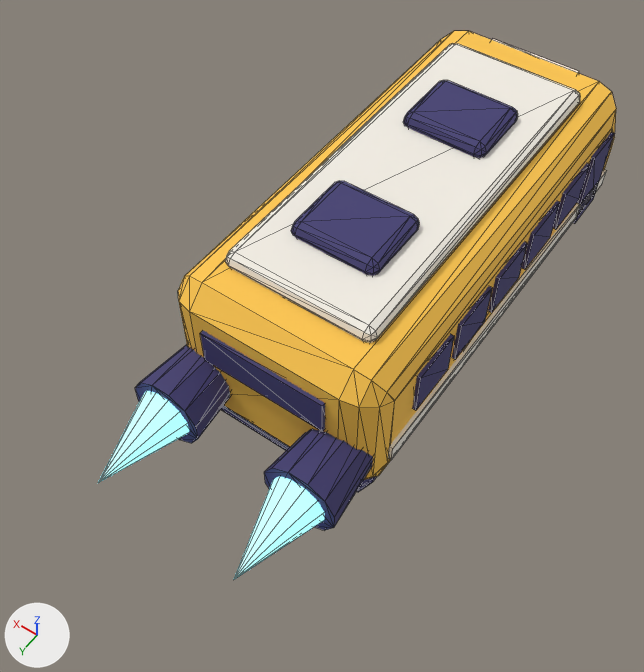
Two versions of the glTF model game/bus/models/bus.glb, one commit apart.
Both versions are drawn from a camera (50 mm lens) standing at (-0.459, 0.88, 1.189) and looking at (0.028, 0.198, 0.117). The lights are fixed; the arrows at lower left show +X, +Y and +Z. The older version comes first. Mesh edges are drawn as thin lines. Objects named as collision shapes, trigger or cutter boxes, shadow casters or lower levels of detail are left out. Vertices at exactly the same position are counted once.

In view in the first picture: 'Body', 'ThrusterGlow'.
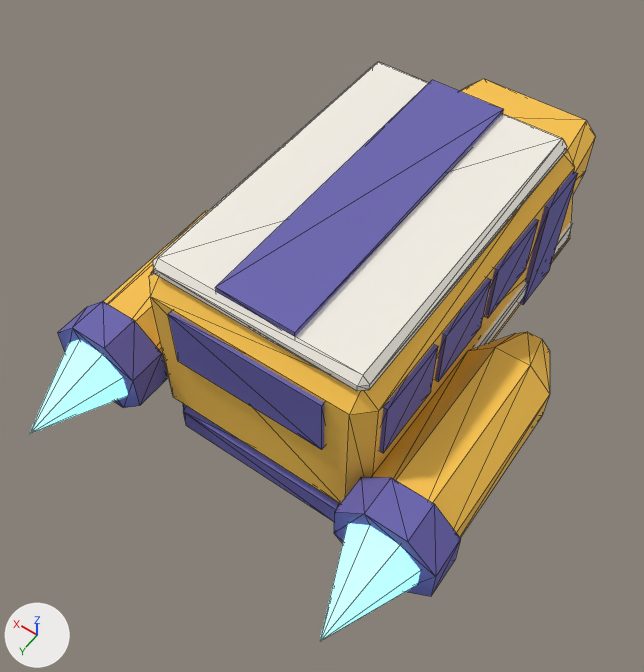
Commit message: feat(bus): reshape the bus so it reads when small

What differs and where, as boxes [x1, y1, x2, y2] in the pictures (644 x 672 px):
'Body', recoloured, reshaped (12% wider, 7% taller)
    before: [135, 31, 616, 530]
    after: [58, 62, 596, 597]
'ThrusterGlow', reshaped (73% wider, 60% taller)
    before: [98, 391, 324, 579]
    after: [29, 340, 420, 641]
part 1 of me_body, added
    after: [473, 222, 573, 349]
part 2 of me_body, added (blue)
    after: [215, 80, 503, 337]
part 3 of me_body, added (blue)
    after: [168, 312, 324, 450]
part 4 of me_body, added (blue)
    after: [520, 171, 578, 305]
part 5 of me_body, added (blue)
    after: [484, 219, 539, 318]
part 6 of me_body, added (blue)
    after: [435, 278, 491, 382]
part 7 of me_body, added (blue)
    after: [379, 344, 438, 453]
part 8 of me_body, added (blue)
    after: [58, 301, 167, 408]
part 9 of me_body, added (blue)
    after: [334, 477, 461, 597]
part 10 of me_body, rebuilt
    before: [178, 31, 616, 480]
    after: [149, 149, 575, 503]
part 11 of me_body, rebuilt (mostly hidden before)
    before: [221, 406, 377, 492]
    after: [183, 404, 340, 521]
part 12 of me_body, added (orange)
    after: [461, 79, 596, 194]
part 13 of me_body, added
    after: [103, 209, 210, 355]
part 14 of me_body, added (orange)
    after: [371, 332, 550, 538]
part 15 of me_body, added
    after: [153, 62, 567, 391]
part 16 of me_body, deleted
    before: [135, 39, 615, 530]
part 17 of me_thrusterglow, added (cyan)
    after: [29, 340, 128, 434]
part 18 of me_thrusterglow, added (cyan)
    after: [320, 523, 420, 641]
part 19 of me_thrusterglow, deleted (cyan)
    before: [234, 476, 324, 579]
part 20 of me_thrusterglow, deleted (cyan)
    before: [98, 391, 189, 483]

The change, as a diff of the scene's bpy script:
```diff
--- a/game/bus/models/bus.glb.py
+++ b/game/bus/models/bus.glb.py
@@ mat_trim @@
 mat_trim = principled_material('Trim')
-mat_trim.base_color = (0.055, 0.047, 0.171)  # dark blue #423d73
+mat_trim.base_color = (0.144, 0.125, 0.434)  # blue #6a63b0
 mat_trim.roughness = 0.8
@@ me_body @@
-me_body.from_pydata(...)  # 544 vertices, 980 faces; spans x -0.176..0.176, y -0.426..0.45, z 0.0..0.35
+me_body.from_pydata(...)  # 296 vertices, 500 faces; spans x -0.319..0.319, y -0.447..0.45, z 0.0..0.373
+# me_body part 1: a new loose piece, a box spanning x -0.185..-0.17, y -0.21..0.39, z 0.115..0.15, in mat_stripe (white #f5f0e5)
+# me_body part 2: a new loose piece, a box spanning x -0.06..0.06, y -0.13..0.375, z 0.36..0.373, in mat_trim (blue #6a63b0)
+# me_body part 3: a new loose piece, a box spanning x -0.12..0.12, y 0.39..0.406, z 0.21..0.31, in mat_trim (blue #6a63b0)
+# me_body part 4: a new loose piece, a box spanning x -0.188..-0.17, y -0.14..-0.05, z 0.1..0.31, in mat_trim (blue #6a63b0)
+# me_body part 5: a new loose piece, a box spanning x -0.186..-0.17, y -0.02..0.095, z 0.21..0.31, in mat_trim (blue #6a63b0)
+# me_body part 6: a new loose piece, a box spanning x -0.186..-0.17, y 0.115..0.23, z 0.21..0.31, in mat_trim (blue #6a63b0)
+# me_body part 7: a new loose piece, a box spanning x -0.186..-0.17, y 0.25..0.365, z 0.21..0.31, in mat_trim (blue #6a63b0)
+# me_body part 8: a new loose piece, an 8-sided cylinder along y spanning x 0.171..0.319, y 0.39..0.45, z 0.066..0.214, in mat_trim (blue #6a63b0)
+# me_body part 9: a new loose piece, an 8-sided cylinder along y spanning x -0.319..-0.171, y 0.39..0.45, z 0.066..0.214, in mat_trim (blue #6a63b0)
+# me_body part 10: the loose piece of 64 vertices spanning x -0.17..0.17, y -0.42..0.37, z 0.05..0.31 is rebuilt with 24 vertices and now spans x -0.18..0.18, y -0.27..0.4, z 0.06..0.34
+# me_body part 11: the loose piece of 56 vertices spanning x -0.15..0.15, y -0.39..0.35, z 0.0..0.07 is rebuilt with 24 vertices and now spans x -0.159..0.159, y -0.42..0.4, z 0.0..0.08
+# me_body part 12: a new loose piece of 24 vertices spanning x -0.152..0.152, y -0.44..-0.2, z 0.06..0.216, in mat_paint (orange #ffc74c)
+# me_body part 13: a new loose piece of 24 vertices spanning x 0.18..0.31, y 0.05..0.42, z 0.075..0.205, in mat_paint (orange #ffc74c)
+# me_body part 14: a new loose piece of 24 vertices spanning x -0.31..-0.18, y 0.05..0.42, z 0.075..0.205, in mat_paint (orange #ffc74c)
+# me_body part 15: a new loose piece of 24 vertices spanning x -0.165..0.165, y -0.14..0.385, z 0.335..0.365, in mat_stripe (white #f5f0e5)
+# me_body part 16: 25 loose pieces with 424 vertices, spanning x -0.176..0.176, y -0.426..0.45, z 0.084..0.35, are deleted
+# other edits to the shape of me_body do not show in these pictures
 me_body.materials.append(mat_paint)
@@ me_thrusterglow @@
-me_thrusterglow.from_pydata(...)  # 26 vertices, 44 faces; spans x -0.158..0.158, y -0.005..0.135, z -0.043..0.043
+me_thrusterglow.from_pydata(...)  # 18 vertices, 28 faces; spans x -0.3..0.3, y -0.005..0.135, z -0.055..0.055
+# me_thrusterglow part 17: a new loose piece, an 8-sided cone pointing to +y spanning x 0.19..0.3, y -0.005..0.135, z -0.055..0.055, in mat_thrusterglow (cyan #99f2ff, glowing cyan #99f2ff)
+# me_thrusterglow part 18: a new loose piece, an 8-sided cone pointing to +y spanning x -0.3..-0.19, y -0.005..0.135, z -0.055..0.055, in mat_thrusterglow (cyan #99f2ff, glowing cyan #99f2ff)
+# me_thrusterglow part 19: the loose piece of 13 vertices spanning x -0.158..-0.072, y -0.005..0.135, z -0.043..0.043 is deleted
+# me_thrusterglow part 20: the loose piece of 13 vertices spanning x 0.072..0.158, y -0.005..0.135, z -0.043..0.043 is deleted
 me_thrusterglow.materials.append(mat_thrusterglow)
```
